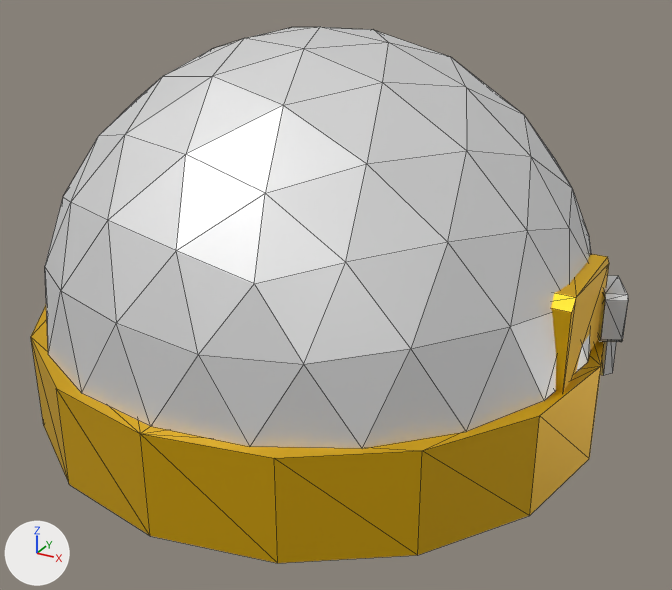
One commit to the glTF model build/game/assets/models/LargeHouse.glb: the scene before it, then after it.
Camera for both pictures: a 50 mm lens placed at (8.63, -14.88, 7.93), pointed at (0.68, -0.43, 0.7). Lighting does not change. The marker at lower left points along +X, +Y and +Z. Mesh edges are drawn as thin lines. Where no turn or scale is listed for an object, it has been applied to the vertices.
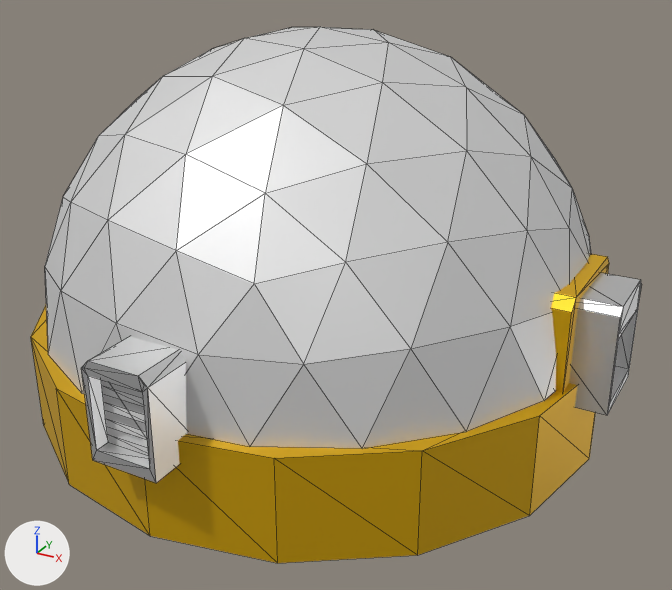
Commit message: The endgit add --allgit add --all

Boxes [x1, y1, x2, y2] around the edits, measured in the pictures (672 x 590 px):
```json
{"object": "Cube.027", "change": "added", "after": [81, 336, 187, 483], "faces in mat_material_002 (white #e7e7e7)": [81, 336, 187, 483], "faces in mat_material_012 (white #e7e7e7)": [102, 385, 148, 455]}
{"object": "Cube.029", "change": "added", "after": [569, 273, 642, 415]}
```

The change, as JSON lines over the scene's bpy script:
```json
{"op": "add", "block": "mat_material_012", "code": ["mat_material_012 = principled_material('Material.012')", "mat_material_012.base_color = (0.8, 0.8, 0.8)  # white #e7e7e7"]}
{"op": "add", "block": "me_cube_016", "code": ["me_cube_016 = bpy.data.meshes.new('Cube.016')", "me_cube_016.from_pydata(...)  # 42 vertices, 50 faces; spans x 3.29..4.89, y -0.83..0.7, z -0.06..1.88", "# faces by material slot: [40, 10]", "me_cube_016.materials.append(mat_material_002)  # white #e7e7e7", "me_cube_016.materials.append(mat_material_012)  # white #e7e7e7"]}
{"op": "add", "block": "me_cube_014", "code": ["me_cube_014 = bpy.data.meshes.new('Cube.014')", "me_cube_014.from_pydata(...)  # 42 vertices, 50 faces; spans x -0.48..0.75, y -6.1..-4.97, z -0.05..1.71", "# faces by material slot: [40, 10]", "me_cube_014.materials.append(mat_material_002)  # white #e7e7e7", "me_cube_014.materials.append(mat_material_012)  # white #e7e7e7"]}
{"op": "add", "block": "ob_cube_029", "code": ["ob_cube_029 = bpy.data.objects.new('Cube.029', me_cube_016)", "ob_cube_029.location = (1.23, -0.09, -0.09)"]}
{"op": "add", "block": "ob_cube_027", "code": ["ob_cube_027 = bpy.data.objects.new('Cube.027', me_cube_014)", "ob_cube_027.location = (0.01, 0.03, -0.09)"]}
```
